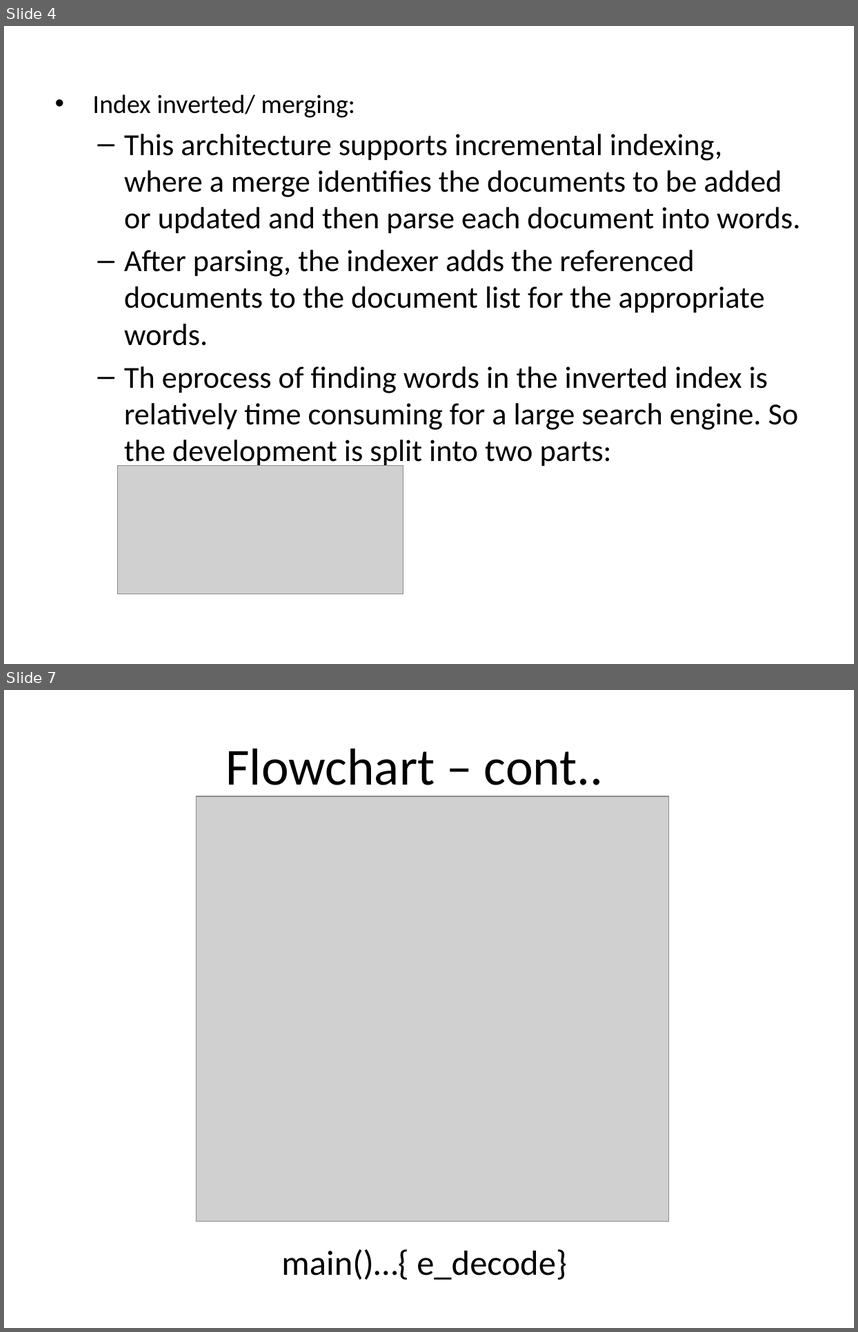
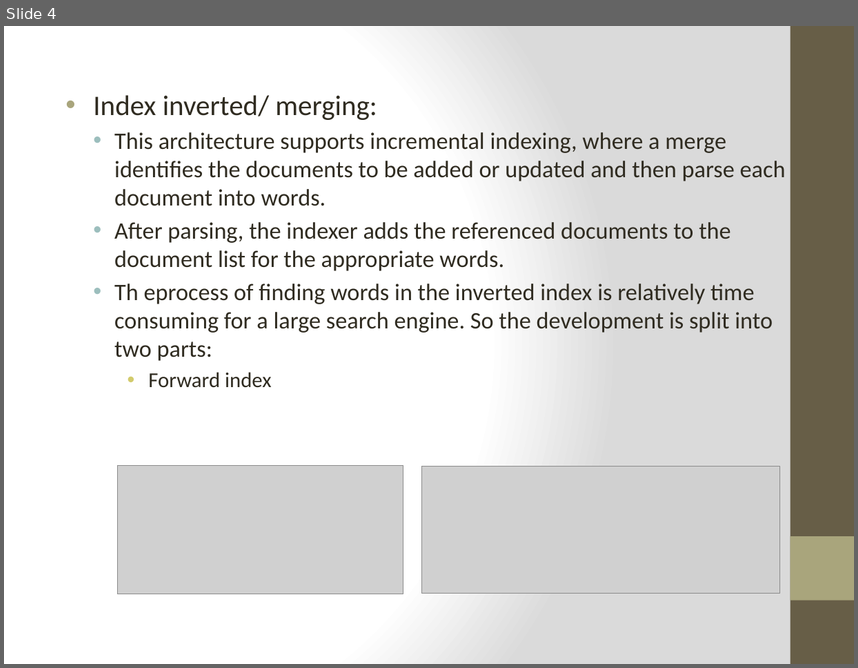
Before and after one commit to prashanthhn25/-emertxe, a slide deck: DataStructure/Project/Doc/Text Indexing.pptx. Shown one above the other, each under a label of ours: slides 4 and 7 before the commit, slide 4 after it; the slides between them are not shown. The pictures are 858x1332 and 858x668 pixels, drawn with LibreOffice and Linux fonts; fonts in the diff are those of the drawing; grey boxes stand for pictures. Boxes give left, top, right and bottom in pixels: in the first picture for what was removed or moved away, otherwise in the second. Text is boxed around its words. In the diff, an @@ line names an element or a change of style, - is before the commit and + after.

```diff
--- a/DataStructure/Project/Doc/Text Indexing.pptx
+++ b/DataStructure/Project/Doc/Text Indexing.pptx
@@ slide 7 removed at [4, 690, 854, 1328], background #FFFFFF @@
@@ title removed at [225, 748, 604, 797] @@
-Flowchart – cont..
@@ picture removed at [196, 796, 668, 1221] @@
@@ text removed at [281, 1249, 567, 1279] @@
-main()…{ e_decode}
@@ slide 4 changed as well @@
@@ background #FFFFFF to gradient #FFFFFF to #DADADA @@
@@ rectangle added at [791, 26, 854, 664], fill #675E47 @@
@@ text "Index inverted/ merging:" at [93, 95, 786, 388]: size 22.2 to 24 pt in "Index inverted/ merging:"; text colour #000000 to #2F2B20, size 25.9 to 20 pt; size 22.2 to 18 pt in "Forward index"; indent changed; bullet – to •; less space between paragraphs @@
@@ picture added at [422, 466, 780, 593] @@
@@ rectangle added at [791, 536, 854, 600], fill #A9A57C @@
```
Also in this commit, not shown: 8 other slides changed, 2 slides added, 11 other slides removed, 33 other files.
